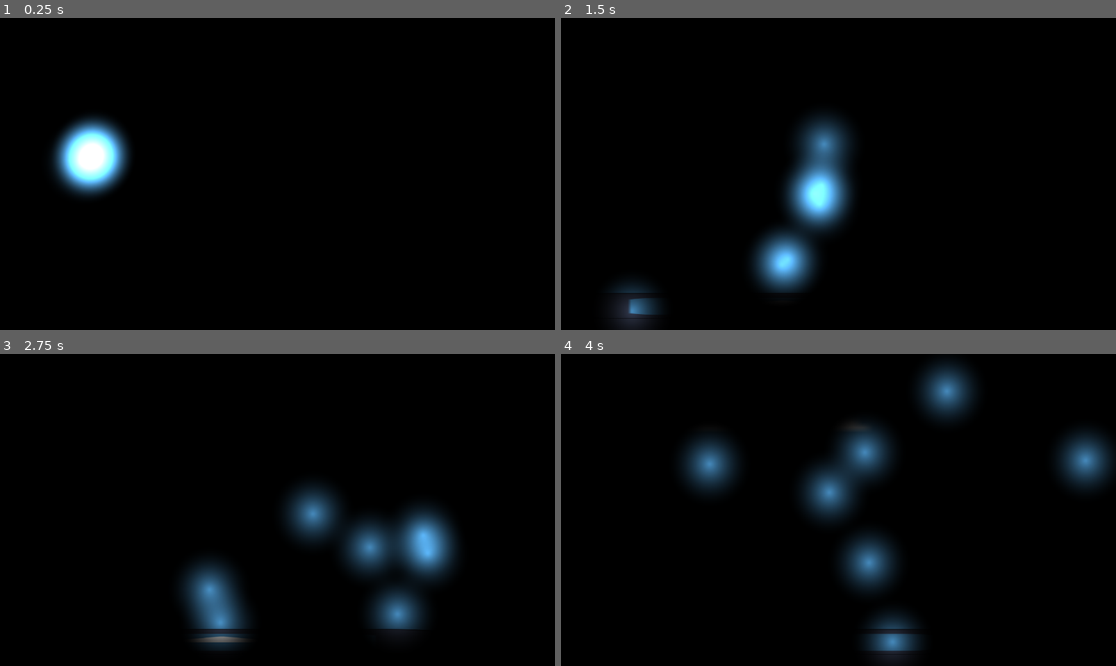
Above: before the commit, frames 1-4 (two rows, left to right).
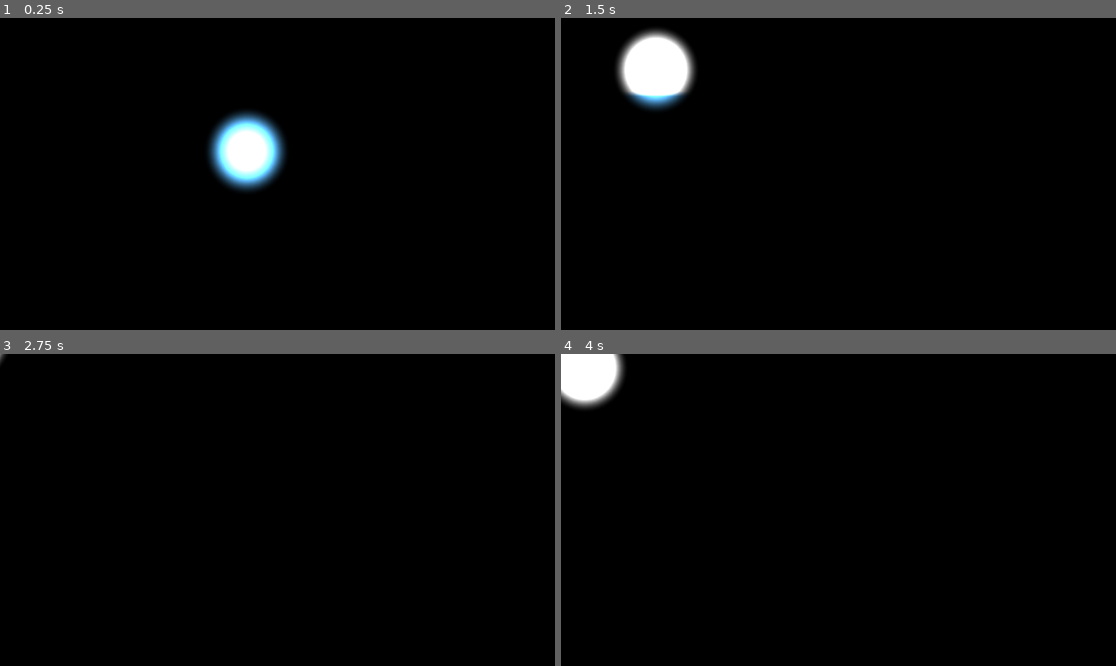
Above: after the commit, the same moments.

Repository: alphaom33/SentientCreaturesReifiedEnCeloSpecus
Game: Godot game, scene res://main.tscn
The game is run twice, just before and just after one commit, with the same random seed, the same clock (stepped at 60 frames per second) and the same inputs. The engine's default icon, where the game draws it, is replaced by a stand-in: a white triangle on a blue panel in a dark square.
Inputs:
- Up to frame 1 (0.25 s): no input
- Up to frame 2 (1.5 s): hold Right (move_right) 0.53-1.28 s; hold X (sword) 0.53-1.28 s; tap Up (jump) at 0.77 s; hold Left (move_left) from 1.28 s (still down); tap Down (crouch) at 1.35 s
- Up to frame 3 (2.75 s): tap Up (jump) at 1.52 s; tap X (sword) at 1.55 s; release Left (move_left) at 2.03 s; hold Right (move_right) from 2.03 s (still down); hold X (sword) from 2.03 s (still down)
- Up to frame 4 (4 s): release X (sword) at 2.78 s; tap X (sword) at 2.85, 3.8 s; tap Up (jump) at 3.02, 3.77 s; release Right (move_right) at 3.53 s; hold Left (move_left) from 3.53 s (still down); hold Down (crouch) from 3.53 s (still down)

The runs differ from the first frame. In frame 1, 5.8% of the frame differs, in the area x 9-52%, y 29-58%; in frame 2, 9.7%; in frame 3, 9.1%; in frame 4, 12%, in the area x 0-100%, y 0-99%.
Error after the commit: Invalid access to property or key 'position' on a base object of type 'null instance'. (res://creature.gd:55)

Commit message:
death particles

Diff:
--- a/creature.gd
+++ b/creature.gd
@@ -1,4 +1,6 @@
 extends Node2D
+
+var health = 1
 
 var velocity = Vector2()
 var max_speed = 5
@@ -12,7 +14,9 @@
 
 var timi: Timer
 
-@export var camera: Camera2D
+var camera: Camera2D
+
+var death_particles: PackedScene
 
 func toward_point():
 	return (current_pos - position).normalized()
@@ -25,6 +29,8 @@
 
 # Called when the node enters the scene tree for the first time.
 func _ready() -> void:
+	camera = get_tree().root.get_child(0).get_node("Camera2D")
+
 	max_dst = get_viewport_rect().size / 2 + Vector2(margin, margin)
 	random_screen_point()
 
@@ -32,6 +38,8 @@
 	timi.stop()
 	timi.start(change_speed)
 	timi.connect("timeout", random_screen_point)
+
+	death_particles = load("res://death_particles.tscn")
 
 # Called every frame. 'delta' is the elapsed time since the previous frame.
 func _process(delta: float) -> void:
@@ -45,3 +53,9 @@
 
 func random_screen_point():
 	current_pos = camera.position + (Vector2(randf() * 2 - 1, randf() * 2 - 1) * max_dst)
+
+func damage(_amount):
+	var thing = death_particles.instantiate()
+	thing.position = position
+	get_node("/root").add_child(thing)
+	queue_free()
--- a/creature.tscn
+++ b/creature.tscn
@@ -1,4 +1,6 @@
-[gd_scene load_steps=3 format=3 uid="uid://2063k0v5t78x"]
+[gd_scene load_steps=5 format=3 uid="uid://2063k0v5t78x"]
+
+[ext_resource type="Script" path="res://creature.gd" id="1_ryefn"]
 
 [sub_resource type="Gradient" id="Gradient_jp5p7"]
 colors = PackedColorArray(1, 1, 1, 1, 0, 0, 0, 0)
@@ -9,11 +11,21 @@
 fill_from = Vector2(0.5, 0.5)
 fill_to = Vector2(0.5, 1)
 
+[sub_resource type="CircleShape2D" id="CircleShape2D_im1u4"]
+
 [node name="BasicCreature" type="Node2D"]
 scale = Vector2(3, 3)
+script = ExtResource("1_ryefn")
 
 [node name="PointLight2D" type="PointLight2D" parent="."]
-scale = Vector2(-0.971, 1)
+rotation = -3.14159
+scale = Vector2(0.971, -1)
 texture = SubResource("GradientTexture2D_lnvnr")
 
 [node name="Timer" type="Timer" parent="."]
+
+[node name="Area2D" type="Area2D" parent="."]
+collision_layer = 2
+
+[node name="CollisionShape2D" type="CollisionShape2D" parent="Area2D"]
+shape = SubResource("CircleShape2D_im1u4")
--- /dev/null
+++ b/death_particles.gd
@@ -0,0 +1,8 @@
+extends CPUParticles2D
+
+
+# Called when the node enters the scene tree for the first time.
+func _ready() -> void:
+	one_shot = true
+	await finished
+	queue_free()
--- /dev/null
+++ b/death_particles.tscn
@@ -0,0 +1,19 @@
+[gd_scene load_steps=3 format=3 uid="uid://d1g88fcomxqd0"]
+
+[ext_resource type="Texture2D" uid="uid://npg60ehoklq0" path="res://icon.svg" id="1_ksma2"]
+[ext_resource type="Script" path="res://death_particles.gd" id="2_1v6fy"]
+
+[node name="CPUParticles2D" type="CPUParticles2D"]
+amount = 10
+lifetime = 3.0
+explosiveness = 0.95
+texture = ExtResource("1_ksma2")
+direction = Vector2(0, -1)
+spread = 100.0
+gravity = Vector2(0, 400)
+initial_velocity_min = 150.0
+initial_velocity_max = 250.0
+angular_velocity_max = 130.91
+scale_amount_min = 0.2
+scale_amount_max = 0.4
+script = ExtResource("2_1v6fy")
--- a/main.tscn
+++ b/main.tscn
@@ -1,10 +1,9 @@
-[gd_scene load_steps=6 format=3 uid="uid://yqdirxejmduk"]
+[gd_scene load_steps=5 format=3 uid="uid://yqdirxejmduk"]
 
 [ext_resource type="Texture2D" uid="uid://npg60ehoklq0" path="res://icon.svg" id="1_02kkc"]
 [ext_resource type="PackedScene" uid="uid://h0bf7a638rpw" path="res://player.tscn" id="1_gh4b4"]
 [ext_resource type="PackedScene" uid="uid://c1thbbm5yumsl" path="res://Platform.tscn" id="2_8i67g"]
 [ext_resource type="PackedScene" uid="uid://2063k0v5t78x" path="res://creature.tscn" id="4_y2egx"]
-[ext_resource type="Script" path="res://creature.gd" id="5_f8qjk"]
 
 [node name="Main" type="Node2D"]
 
@@ -23,40 +22,38 @@
 [node name="CanvasModulate" type="CanvasModulate" parent="."]
 color = Color(0, 0, 0, 1)
 
-[node name="BasicCreature" parent="." node_paths=PackedStringArray("camera") instance=ExtResource("4_y2egx")]
-position = Vector2(174, 277)
-script = ExtResource("5_f8qjk")
-camera = NodePath("../Camera2D")
-
 [node name="Camera2D" type="Camera2D" parent="."]
 position = Vector2(575, 321)
 
-[node name="BasicCreature2" parent="." node_paths=PackedStringArray("camera") instance=ExtResource("4_y2egx")]
-position = Vector2(174, 277)
-script = ExtResource("5_f8qjk")
-camera = NodePath("../Camera2D")
+[node name="BasicCreature" parent="." instance=ExtResource("4_y2egx")]
+position = Vector2(529, 283)
 
-[node name="BasicCreature3" parent="." node_paths=PackedStringArray("camera") instance=ExtResource("4_y2egx")]
-position = Vector2(174, 277)
-script = ExtResource("5_f8qjk")
-camera = NodePath("../Camera2D")
+[node name="BasicCreature2" parent="." instance=ExtResource("4_y2egx")]
+position = Vector2(529, 283)
 
-[node name="BasicCreature4" parent="." node_paths=PackedStringArray("camera") instance=ExtResource("4_y2egx")]
-position = Vector2(174, 277)
-script = ExtResource("5_f8qjk")
-camera = NodePath("../Camera2D")
+[node name="BasicCreature3" parent="." instance=ExtResource("4_y2egx")]
+position = Vector2(529, 283)
 
-[node name="BasicCreature5" parent="." node_paths=PackedStringArray("camera") instance=ExtResource("4_y2egx")]
-position = Vector2(174, 277)
-script = ExtResource("5_f8qjk")
-camera = NodePath("../Camera2D")
+[node name="BasicCreature4" parent="." instance=ExtResource("4_y2egx")]
+position = Vector2(529, 283)
 
-[node name="BasicCreature6" parent="." node_paths=PackedStringArray("camera") instance=ExtResource("4_y2egx")]
-position = Vector2(174, 277)
-script = ExtResource("5_f8qjk")
-camera = NodePath("../Camera2D")
+[node name="BasicCreature5" parent="." instance=ExtResource("4_y2egx")]
+position = Vector2(529, 283)
 
-[node name="BasicCreature7" parent="." node_paths=PackedStringArray("camera") instance=ExtResource("4_y2egx")]
-position = Vector2(174, 277)
-script = ExtResource("5_f8qjk")
-camera = NodePath("../Camera2D")
+[node name="BasicCreature6" parent="." instance=ExtResource("4_y2egx")]
+position = Vector2(529, 283)
+
+[node name="BasicCreature7" parent="." instance=ExtResource("4_y2egx")]
+position = Vector2(529, 283)
+
+[node name="BasicCreature8" parent="." instance=ExtResource("4_y2egx")]
+position = Vector2(529, 283)
+
+[node name="BasicCreature9" parent="." instance=ExtResource("4_y2egx")]
+position = Vector2(529, 283)
+
+[node name="BasicCreature10" parent="." instance=ExtResource("4_y2egx")]
+position = Vector2(529, 283)
+
+[node name="BasicCreature11" parent="." instance=ExtResource("4_y2egx")]
+position = Vector2(529, 283)
--- a/player.gd
+++ b/player.gd
@@ -98,7 +98,7 @@
 		apply_central_force(Vector2(-linear_velocity.x * airDrag, 0))
 
 func fence():
-	if Input.is_action_pressed("sword"):
+	if Input.is_action_just_pressed("sword"):
 		var new = sword.instantiate();
 		add_child(new)
 		new.position.x = sign(sprite.scale.x) * sword_offset
@@ -120,12 +120,8 @@
 	negatSpeed = 13
 
 func no_sword():
-	var timer = Timer.new()
-	add_child(timer)
-	timer.start(sword_wait)
-	timer.connect("timeout", func():
-		timer.queue_free()
-		swording = false)
+	await get_tree().create_timer(sword_wait).timeout
+	swording = false
 
 func kill():
 	pass
--- a/sword.gd
+++ b/sword.gd
@@ -1,4 +1,6 @@
 extends Node2D
+
+var damage = 1
 
 var timi: Timer
 var count_down: float = 0.1
@@ -16,6 +18,7 @@
 	timi.start(count_down)
 
 	child = $"Node2D"
+	child.get_node("Area2D").connect("area_entered", hit)
 
 # Called every frame. 'delta' is the elapsed time since the previous frame.
 func _process(_delta):
@@ -25,5 +28,8 @@
 	else:
 		rotation_degrees = lerp(scale.x * angle, -scale.x * angle, timi.time_left / count_down)
 
+func hit(area: Area2D):
+	area.get_parent().damage(damage)
+
 func lerp(a, b, t):
 	return a + (b - a) * t
--- a/sword.tscn
+++ b/sword.tscn
@@ -13,7 +13,7 @@
 position = Vector2(41, 0)
 
 [node name="Area2D" type="Area2D" parent="Node2D"]
-collision_layer = 2
+collision_mask = 2
 
 [node name="CollisionShape2D" type="CollisionShape2D" parent="Node2D/Area2D"]
 position = Vector2(-2.5, 0)
